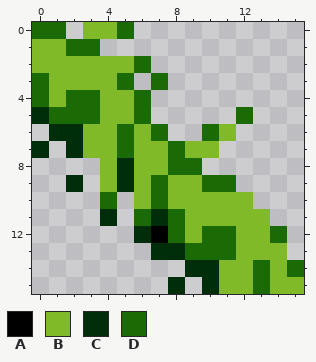
Pixel-art sprite -- data/base/gfx/game/tile/nature/grass_c_bl.png. That is the earlier state.
The file is 16x16 pixels.
Palette (. is transparent): A #000000  B #81ba28  C #002e0a  D #1a6b05
Pixels before, first column x 0:
 0 DD.BBD..........
 1 BBDD............
 2 BBBBBBD.........
 3 DBBBBD.D........
 4 DBDDBBD.........
 5 CDDDBBD.....D...
 6 .CCBBDBD..DB....
 7 C.CBBDBBDBB.....
 8 ....BCBBDD......
 9 ..C.BCBDBBDD....
10 ....D.BDBBBBB...
11 ....C.DCDBBBBB..
12 ......CADBDDBBD.
13 .......CCDDDBBB.
14 .........CCBBDBD
15 ........C.CBBDBB
And afterwards:
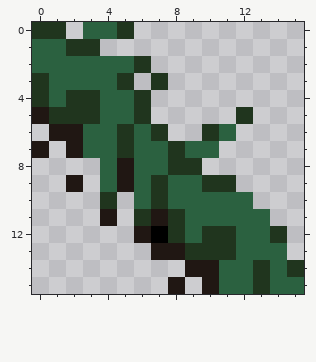
Changes in this commit:
Colour B changes from #81ba28 to #2b6140.
Colour C changes from #002e0a to #201713.
Colour D changes from #1a6b05 to #20351e.
